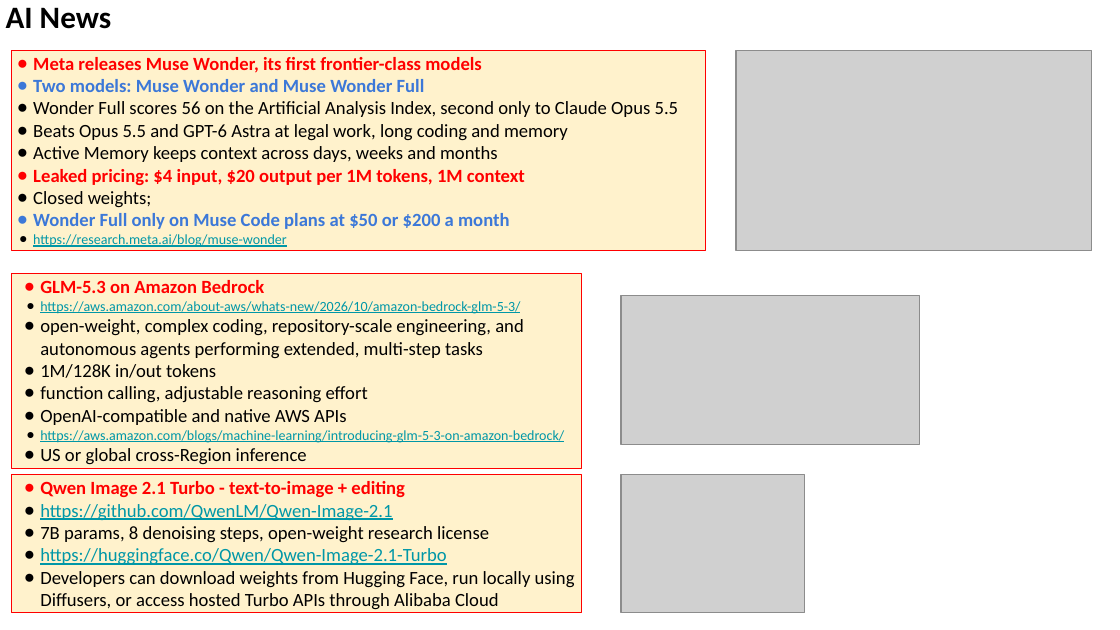
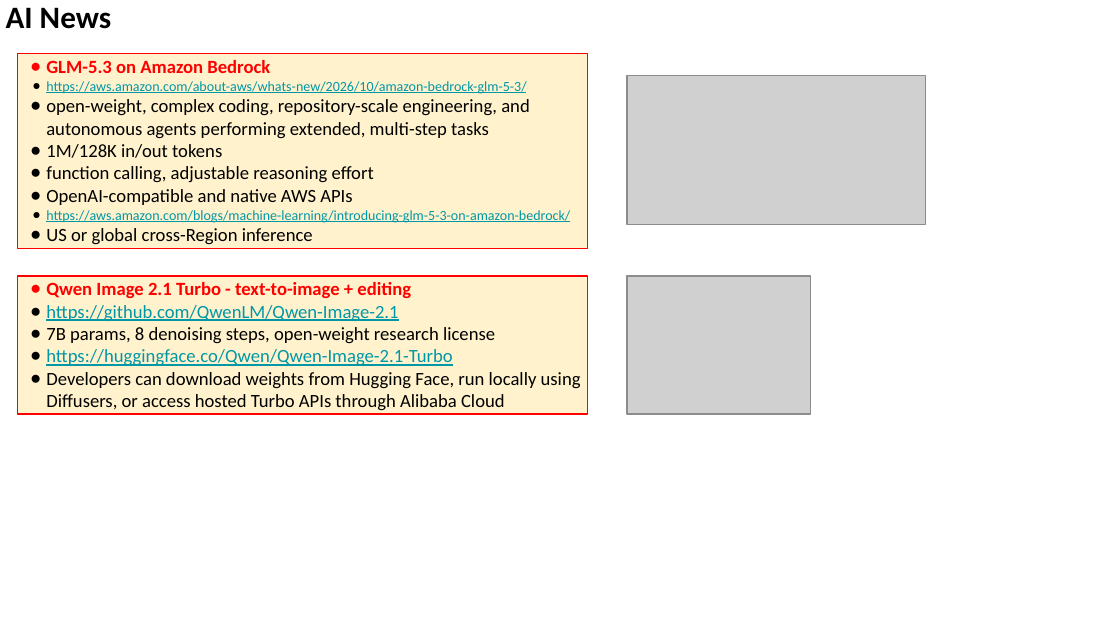
Before and after one commit to lselector/seminar, a slide deck: slide 6 of 2026/2026-10-16-AI-News.pptx (slide 4 before the commit). Drawn at 1120x630 pixels with LibreOffice and Linux fonts; fonts in the diff are those of the drawing; grey boxes stand for pictures. Boxes give left, top, right and bottom in pixels: in the first picture for what was removed or moved away, otherwise in the second. Text is boxed around its words. In the diff, an @@ line names an element or a change of style, - is before the commit and + after.

```diff
--- a/2026/2026-10-16-AI-News.pptx
+++ b/2026/2026-10-16-AI-News.pptx
@@ rectangle removed at [11, 50, 706, 251] @@
-● Meta releases Muse Wonder, its first frontier-class models
-● Two models: Muse Wonder and Muse Wonder Full
-● Wonder Full scores 56 on the Artificial Analysis Index, second only to Claude Opus 5.5
-● Beats Opus 5.5 and GPT-6 Astra at legal work, long coding and memory
-● Active Memory keeps context across days, weeks and months
-● Leaked pricing: $4 input, $20 output per 1M tokens, 1M context
-● Closed weights;
-● Wonder Full only on Muse Code plans at $50 or $200 a month
-● https://research.meta.ai/blog/muse-wonder
@@ rectangle "GLM-5.3 on Amazon Bedrock": place and size @@
-rectangle "GLM-5.3 on Amazon Bedrock" at [11, 273, 581, 468]
+rectangle "GLM-5.3 on Amazon Bedrock" at [17, 54, 587, 249]
@@ picture removed at [736, 50, 1092, 251] @@
@@ picture: place and size @@
-picture at [620, 296, 918, 445]
+picture at [627, 75, 925, 224]
@@ rectangle "Qwen Image 2.1 Turbo - ...": place and size @@
-rectangle "Qwen Image 2.1 Turbo - ..." at [11, 475, 581, 613]
+rectangle "Qwen Image 2.1 Turbo - ..." at [17, 276, 587, 413]
@@ picture: place and size @@
-picture at [620, 475, 804, 613]
+picture at [627, 276, 811, 413]
```
Also in this commit, not shown: 12 other slides changed, 5 slides added.
